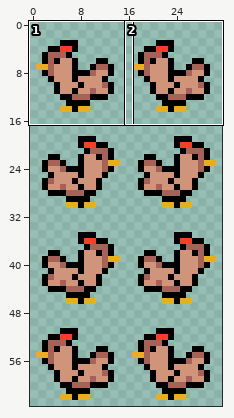
Two states of a pixel-art sprite, jpacman-master/src/main/resources/sprite/farm/ghost_orange.png. The first picture is a wide view before the edit; the outline marks the close-up.
Close-up. Old version:
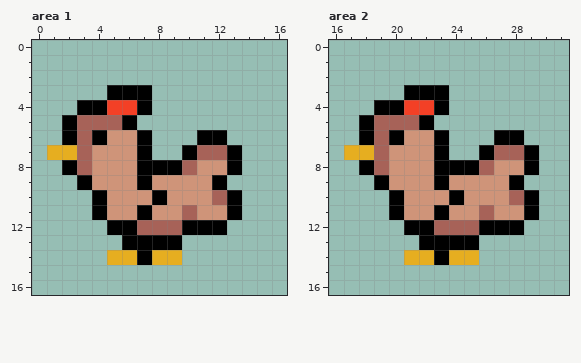
The file is 32x64 pixels. Shown: area 1: x 0..16, y 0..16; area 2: x 16..31, y 0..16. The commit also changed other parts of the picture, which this record leaves out.
And afterwards:
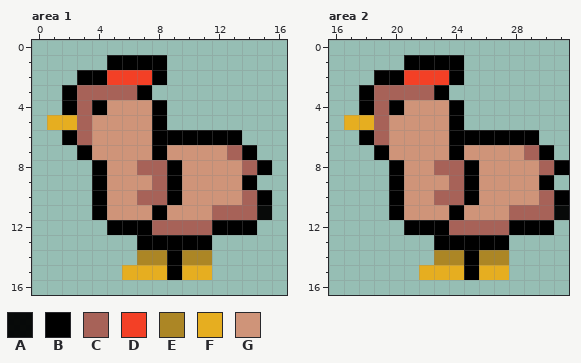
Palette (. is transparent): A #000000f2  B #000000  C #a76258  D #f34026  E #ac8625  F #e6ae20  G #cf9479
From old to new:
Changed rows in their new state; - is an unchanged pixel.
Area 1:
first column x 1:
 1 ----BBBB-------
 2 --BBDDDB-------
 3 -BCCCC---------
 4 -BC-GGGB-------
 5 FF-GGGGB-------
 6 ---G--GBBB--B--
 7 ..B---GBGGGGCB-
 8 -..B--CC-G--GCB
 9 --.B--GCB--GGB-
10 ------CCB--GGCB
11 ------GB-G-CCCA
12 ------B--CC-BB-
13 -----.---BB----
14 ----..EEBEE----
15 -----FFFBFF----
Area 2:
first column x 17:
 1 ----BBBB-------
 2 --BBDDDB-------
 3 -BCCCC---------
 4 -BC-GGGB-------
 5 FF-GGGGB-------
 6 ---G--GBBB--B--
 7 ..B---GBGGGGCB-
 8 -..B--CC-G--GCB
 9 --.B--GCB--GGB-
10 ------CCB--GGCB
11 ------GB-G-CCCA
12 ------B--CC-BB-
13 -----.---BB----
14 ----..EEBEE----
15 -----FFFBFF----
Pixel boxes of the changes (left, top, right, bottom) in both close-ups:
changed: (47, 55, 272, 280)
changed: (344, 55, 569, 280)
